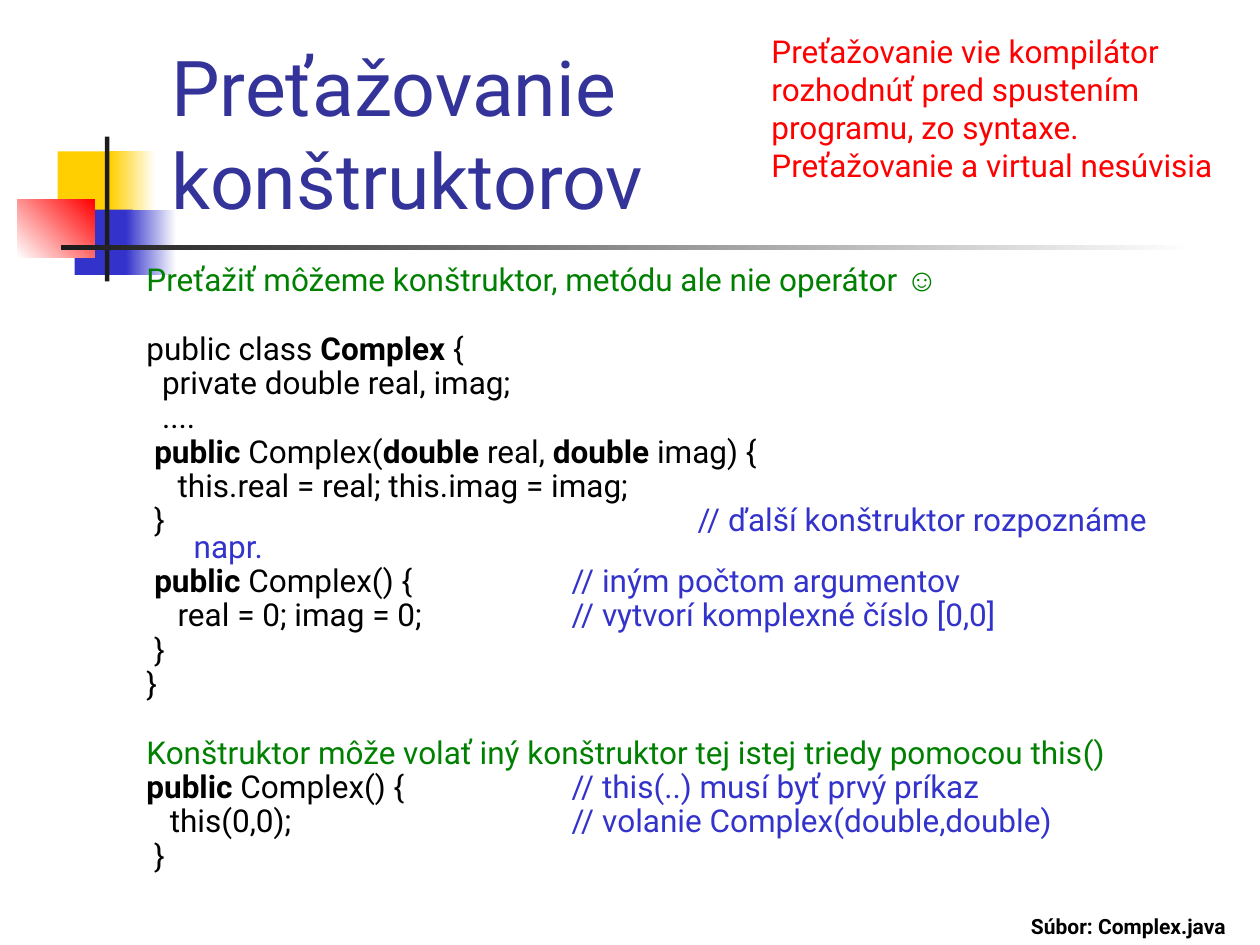
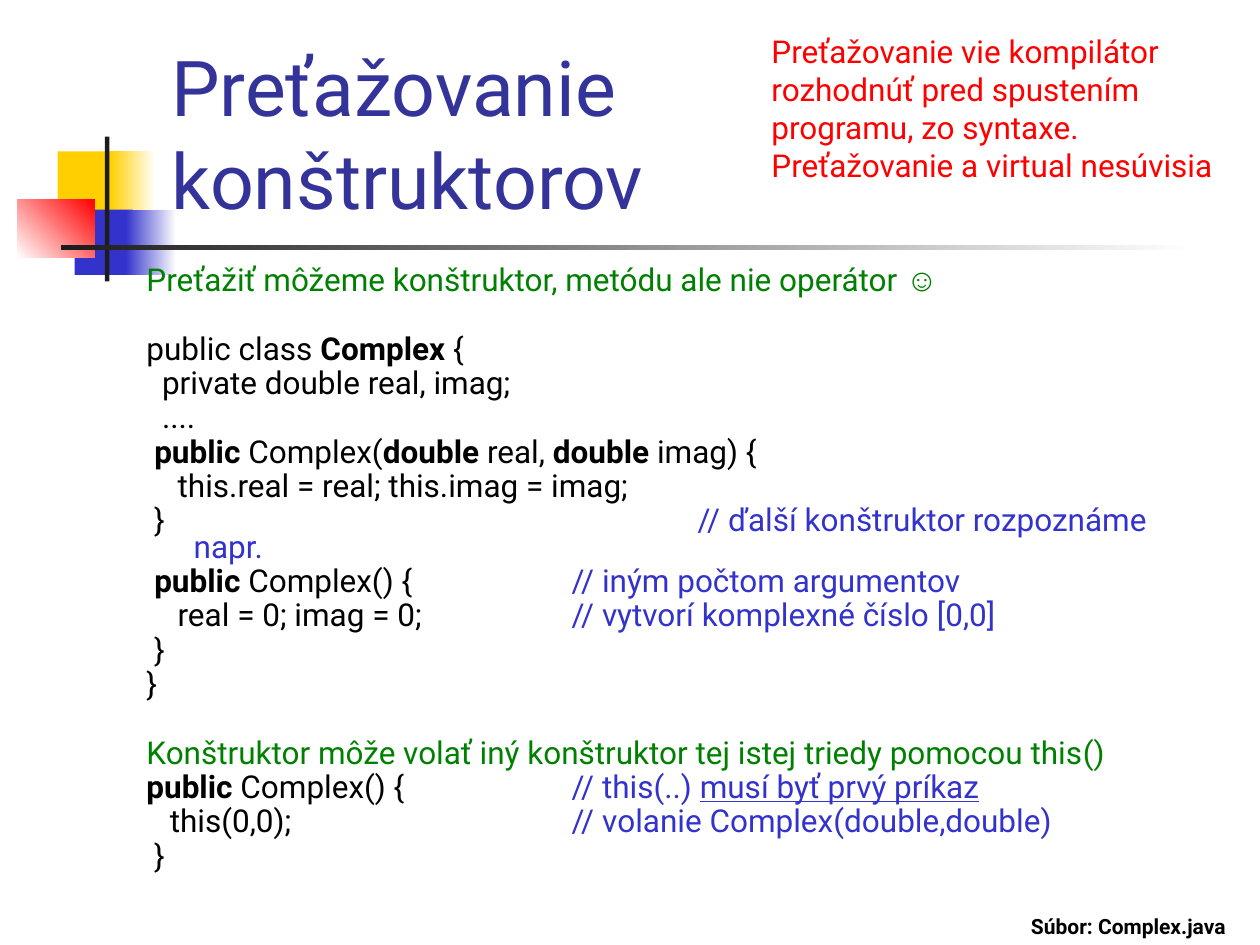
Before and after one commit to Programovanie4/Prednasky, a slide deck: slide 20 of 02/02_java.ppt (slide 19 before the commit). Drawn at 1260x945 pixels with LibreOffice and Linux fonts; fonts in the diff are those of the drawing. Boxes give left, top, right and bottom in pixels: in the first picture for what was removed or moved away, otherwise in the second. Text is boxed around its words. In the diff, an @@ line names an element or a change of style, - is before the commit and + after.

```diff
--- a/02/02_java.ppt
+++ b/02/02_java.ppt
@@ text at [146, 770, 979, 805]: underline on in "musí byť prvý príkaz" @@
```
Also in this commit, not shown: 9 other slides changed, 3 slides added, 1 other file.
